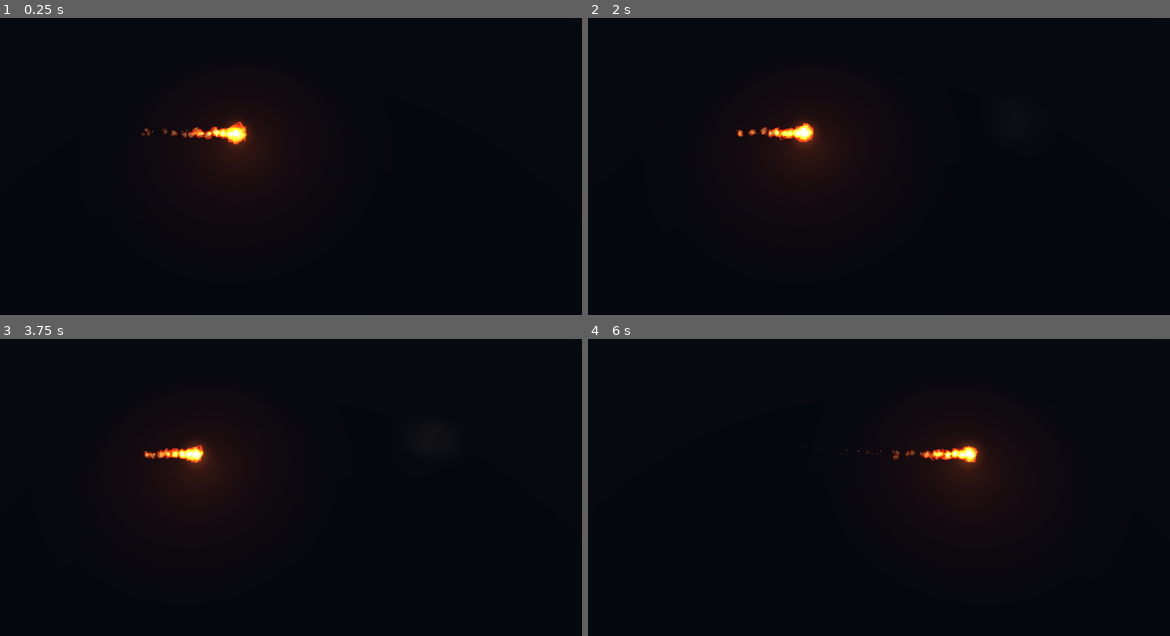
Above: before the commit, frames 1-4 (two rows, left to right).
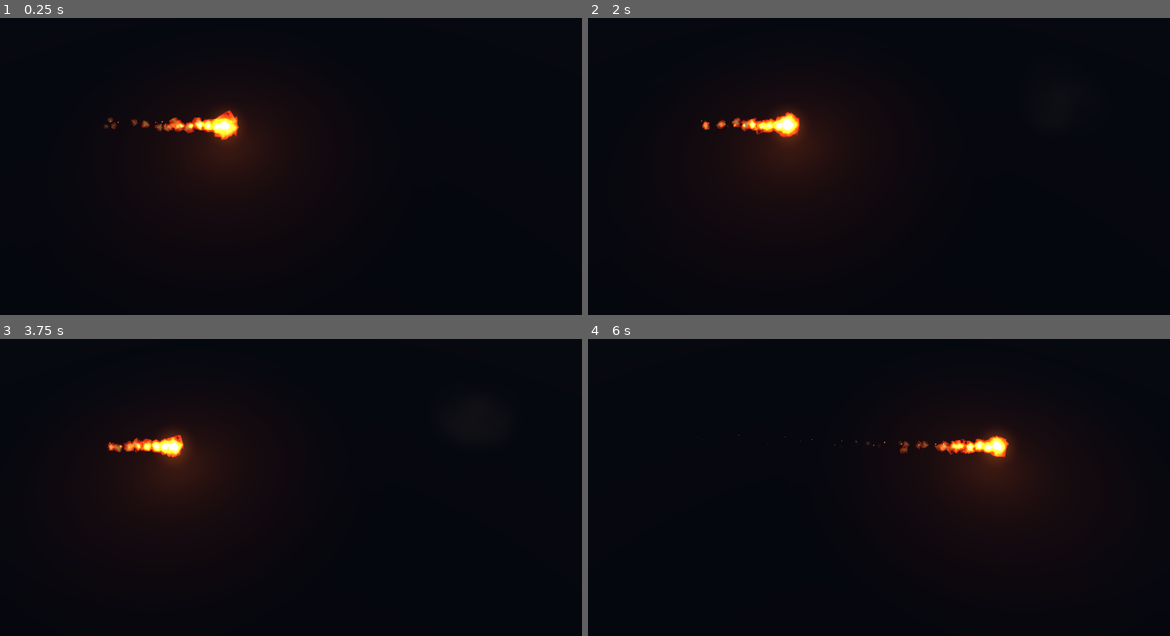
Above: after the commit, the same moments.

Repository: Lee-unhn/ember-graveyard
Game: Godot game, scene res://main.tscn
The game is run twice, just before and just after one commit, with the same random seed, the same clock (stepped at 60 frames per second) and the same inputs.
Inputs:
- Up to frame 1 (0.25 s): no input
- Up to frame 2 (2 s): no input
- Up to frame 3 (3.75 s): tap Enter at 3.5 s
- Up to frame 4 (6 s): no input

The runs differ from the first frame. In frame 1, 1.1% of the frame differs, in the area x 17-43%, y 30-43%; in frame 2, 1.1%; in frame 3, 1.1%; in frame 4, 1.4%, in the area x 19-74%, y 30-45%.

Commit message:
P6 reskin, stages 1-2: lower camera and post effects
- Camera at height 13, 11 behind (about 50 degrees, distance 17) instead of
  18.5 high (59 degrees); CAM_H / CAM_B shared with tests and the Godot scene.
- assets/postfx.js (self-written, no downloads): bloom, soft top and bottom
  edges, grading (cool shadows, warm highlights), light vignette, lifted so
  the centre is brighter than the plain render. Settings > 畫質 high/low,
  phones default to low. Unit tests +3 (the brightness guard turns red
  with a darker grade).
- DEVLOG #55: the effects never turned on because a page const is not a
  window property.

Co-Authored-By: Claude Opus 5.5 <noreply@anthropic.com>

Diff:
--- a/godot/main.gd
+++ b/godot/main.gd
@@ -68,7 +68,7 @@
 	add_child(env)
 	var cam := Camera3D.new()
 	cam.fov = 42.0                                     # web PerspectiveCamera(42)
-	cam.position = Vector3(0, 18.5, 11.0)              # web camera offset from the player
+	cam.position = Vector3(0, 13.0, 11.0)              # web camera offset from the player (CAM_H, CAM_B)
 	add_child(cam)
 	cam.look_at(Vector3.ZERO)
 	var ground := MeshInstance3D.new()
Not shown, changed: docs/DEVLOG.md
